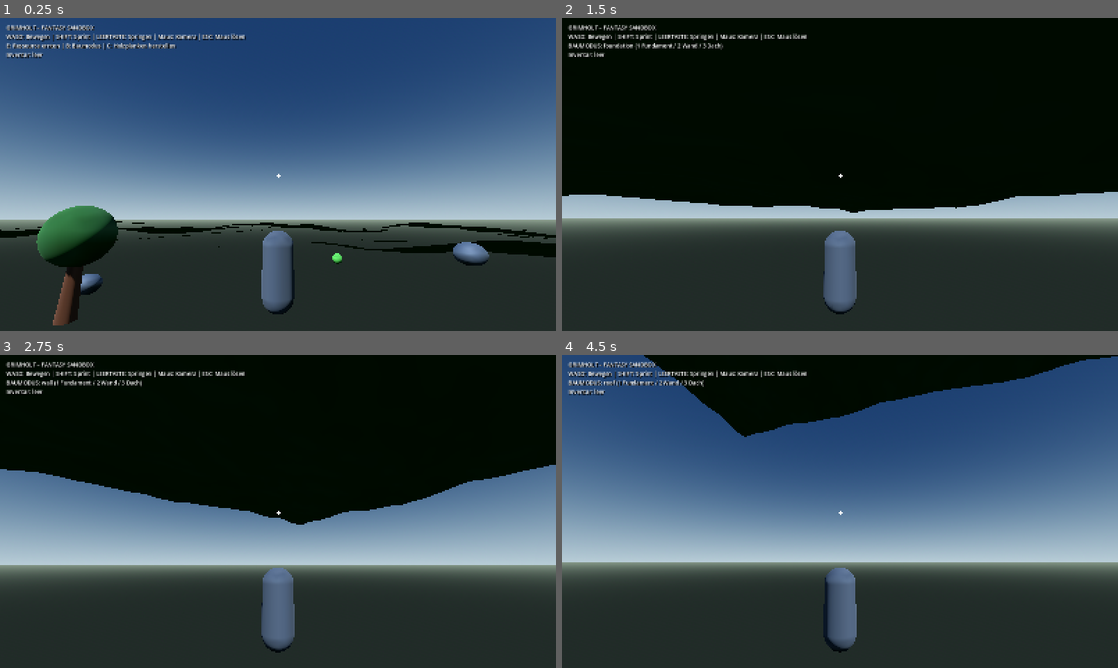
Above: before the commit, frames 1-4 (two rows, left to right).
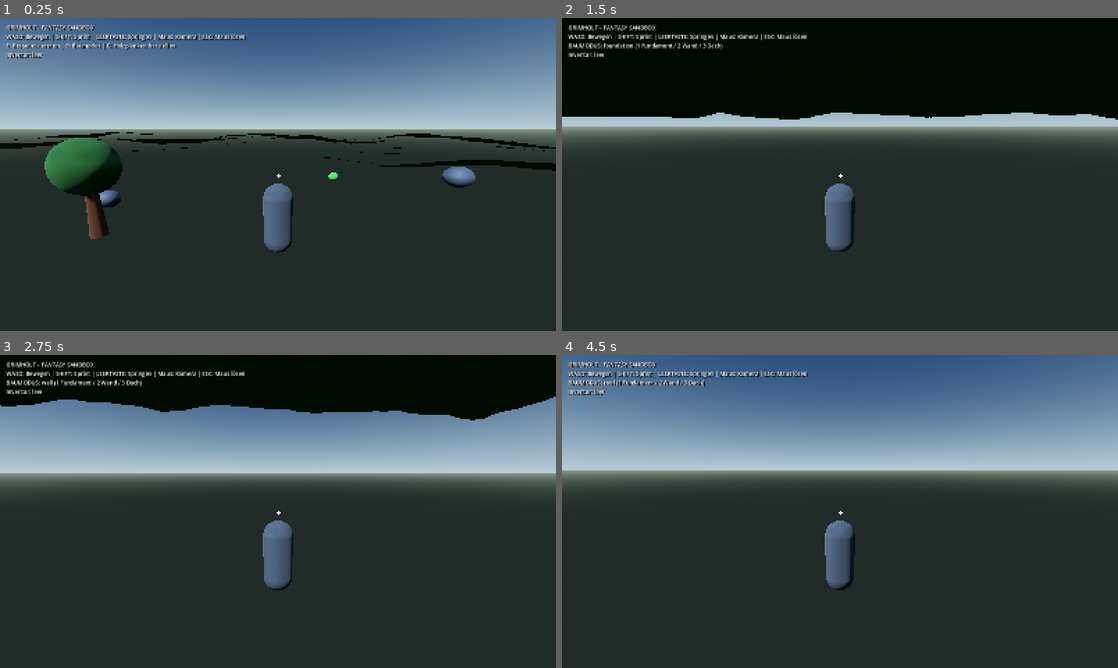
Above: after the commit, the same moments.

Repository: HazelTheSquirrel/Grimholt-Test
Game: Godot game, scene res://scenes/main.tscn
Two runs of this game, one before a commit and one after it. Both use one fixed random seed, a clock stepped at 60 frames per second and the inputs below.
Inputs (mouse positions are in pixels of both pictures, inside the frame that each line leads up to):
- Up to frame 1 (0.25 s): no input
- Up to frame 2 (1.5 s): tap Enter at 0.5 s; move the mouse to (867, 174) at 0.52 s; hold W (move_forward) from 0.53 s (still down); tap B at 0.6 s; click (867, 174) at 0.67 s; tap Space at 0.77 s; move the mouse to (812, 174) at 1.27 s; tap 1 at 1.35 s
- Up to frame 3 (2.75 s): keep holding W (move_forward); tap Space at 1.52 s; move the mouse to (289, 505) at 2.02 s; tap 2 at 2.1 s
- Up to frame 4 (4.5 s): keep holding W (move_forward); move the mouse to (834, 517) at 2.77 s; tap 3 at 2.85 s; click (834, 517) at 2.92 s; tap Space at 3.02, 3.77 s; move the mouse to (878, 514) at 3.52 s; tap C at 3.6 s; move the mouse to (795, 508) at 4.27 s; tap Shift at 4.35 s

The runs differ from the first frame. In frame 1, 71% of the frame differs, in the area x 0-100%, y 0-99%; in frame 2, 39%; in frame 3, 55%; in frame 4, 71%.

Commit message:
Fix camera-relative player movement and camera pitch

Diff:
--- a/Grimholt/scripts/player_controller.gd
+++ b/Grimholt/scripts/player_controller.gd
@@ -9,6 +9,7 @@
 
 var camera_pivot: Node3D
 var camera: Camera3D
+var body_visual: MeshInstance3D
 var inventory: GrimholtInventory
 var professions := GrimholtProfessionSystem.new()
 var building_system: GrimholtBuildingSystem
@@ -21,6 +22,8 @@
     _configure_input_actions()
     _create_body()
     _create_hud()
+    floor_snap_length = 0.35
+    floor_max_angle = deg_to_rad(50.0)
     Input.mouse_mode = Input.MOUSE_MODE_CAPTURED
 
 func _configure_input_actions() -> void:
@@ -47,22 +50,22 @@
     collider.shape = capsule
     collider.position.y = 0.9
     add_child(collider)
-    var visual := MeshInstance3D.new()
+    body_visual = MeshInstance3D.new()
     var body_mesh := CapsuleMesh.new()
     body_mesh.radius = 0.36
     body_mesh.height = 1.75
-    visual.mesh = body_mesh
-    visual.position.y = 0.9
+    body_visual.mesh = body_mesh
+    body_visual.position.y = 0.9
     var body_material := StandardMaterial3D.new()
     body_material.albedo_color = Color(0.22, 0.25, 0.29)
-    visual.material_override = body_material
-    add_child(visual)
+    body_visual.material_override = body_material
+    add_child(body_visual)
     camera_pivot = Node3D.new()
     camera_pivot.position.y = 1.55
+    camera_pivot.rotation.x = deg_to_rad(-12.0)
     add_child(camera_pivot)
     camera = Camera3D.new()
     camera.position = Vector3(0.0, 0.45, 5.2)
-    camera.rotation.x = deg_to_rad(12.0)
     camera.fov = 72.0
     camera.current = true
     camera_pivot.add_child(camera)
@@ -115,15 +118,13 @@
         velocity.y = JUMP_VELOCITY
     var input_vector := Input.get_vector("move_left", "move_right", "move_forward", "move_backward")
     var local_direction := Vector3(input_vector.x, 0.0, input_vector.y)
-    var direction := camera_pivot.global_transform.basis * local_direction
-    direction.y = 0.0
-    direction = direction.normalized()
+    var direction := local_direction.rotated(Vector3.UP, camera_pivot.global_rotation.y).normalized()
     var speed := SPRINT_SPEED if Input.is_key_pressed(KEY_SHIFT) else WALK_SPEED
     if direction.length() > 0.01:
         velocity.x = direction.x * speed
         velocity.z = direction.z * speed
         var target_yaw := atan2(-direction.x, -direction.z)
-        rotation.y = lerp_angle(rotation.y, target_yaw, delta * 9.0)
+        body_visual.rotation.y = lerp_angle(body_visual.rotation.y, target_yaw, delta * 9.0)
     else:
         velocity.x = move_toward(velocity.x, 0.0, WALK_SPEED * 5.0 * delta)
         velocity.z = move_toward(velocity.z, 0.0, WALK_SPEED * 5.0 * delta)
